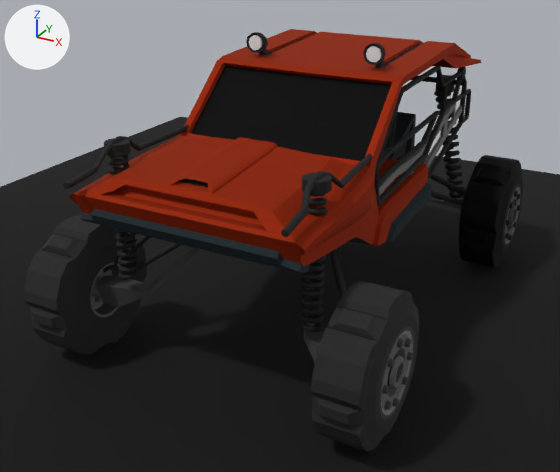
A saved change to the glTF model glbs/1.glb.
Rendered twice from a 50 mm camera at (0.838, -1.86, 0.85) aimed at (-0.071, -0.206, 0.023). The lights are fixed; the arrows at upper left show +X, +Y and +Z. Where no turn or scale is listed for an object, it has been applied to the vertices. Vertices at the same position are counted once.

The first picture shows 'Body.023', 'Cube.227', 'Cylinder.028', 'Cylinder.032', 'Helix.007', 'Helix.008', 'Helix.009', 'Plane.003', 'Tyre.022', 'Tyre.023'.
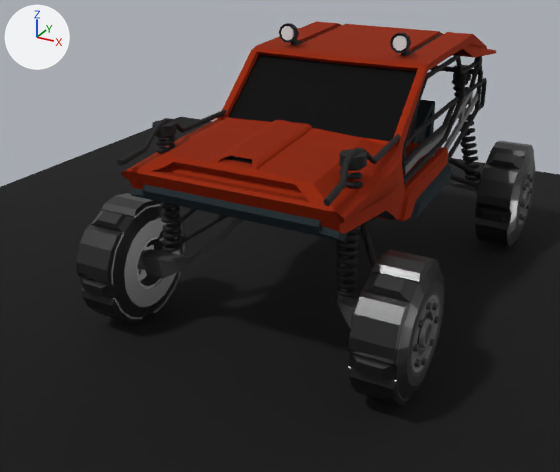
The change, as a list of edits to the scene's bpy script:
```text
Change mat_tyre:
    mat_tyre.roughness: 0.933 -> 0.305
Change me_helix_008:
    where me_helix_008.from_pydata(...)  # 3712 vertices, 7168 faces; spans x -0.26..0.26, y -0.409..-0.361, z -0.009..0.31
    used by ob_helix_007; location = (0.001, -0.246, 0.051)
    me_helix_008 part 1: the whole mesh is moved by (0.0, 0.168, 0.0)
Change me_helix_010:
    where me_helix_010.from_pydata(...)  # 3712 vertices, 7168 faces; spans x -0.284..0.284, y -0.432..-0.361, z -0.046..0.29
    used by ob_helix_009; location = (0.001, 0.698, 0.051)
    me_helix_010 part 2: the whole mesh is moved by (0.0, 0.168, 0.0)
Change me_cube_239:
    where me_cube_239.from_pydata(...)  # 144 vertices, 280 faces; spans x -0.182..0.182, y 0.064..0.14, z 0.414..0.489
    used by ob_body_023; location = (0.001, -0.246, 0.051)
    me_cube_239 part 3: the whole mesh is moved by (0.0, 0.168, 0.0)
Change me_cylinder_455:
    where me_cylinder_455.from_pydata(...)  # 2960 vertices, 4864 faces; spans x -0.426..0.426, y -0.542..-0.225, z -0.211..0.109
    used by ob_tyre_022; location = (0.001, -0.246, 0.051)
    me_cylinder_455 part 4: the whole mesh is moved by (0.0, 0.168, 0.0)
Change me_cube_249:
    where me_cube_249.from_pydata(...)  # 1938 vertices, 3470 faces; spans x -0.332..0.332, y -0.69..0.479, z -0.187..0.321
    used by ob_cube_227; location = (0.001, -0.087, 0.176)
    me_cube_249 part 5: the whole mesh is moved by (0.0, 0.168, 0.0)
Change me_cylinder_457:
    where me_cylinder_457.from_pydata(...)  # 40 vertices, 72 faces; spans x -0.264..0.264, y -0.41..-0.354, z 0.295..0.319
    used by ob_cylinder_028; location = (0.001, -0.246, 0.051)
    me_cylinder_457 part 6: the whole mesh is moved by (0.0, 0.168, 0.0)
Change me_cylinder_458:
    where me_cylinder_458.from_pydata(...)  # 100 vertices, 184 faces; spans x -0.242..0.242, y -0.433..-0.351, z 0.282..0.362
    used by ob_cylinder_032; location = (0.001, 0.7, 0.051)
    me_cylinder_458 part 7: the whole mesh is moved by (0.0, 0.168, 0.0)
Change me_cylinder_563:
    where me_cylinder_563.from_pydata(...)  # 2960 vertices, 4864 faces; spans x -0.426..0.426, y -0.537..-0.219, z -0.211..0.109
    used by ob_tyre_023; location = (0.001, 0.674, 0.051)
    me_cylinder_563 part 8: the whole mesh is moved by (0.0, 0.168, 0.0)
```

Where the change shows, as pixel boxes (x1, y1, x2, y2) in the pictures (560 x 472 px):
'Cube.227', mesh moved
    before: (63, 29, 481, 299)
    after: (117, 21, 496, 269)
'Tyre.022', mesh moved
    before: (24, 215, 419, 452)
    after: (76, 193, 444, 406)
'Tyre.023', surface changed, mesh moved
    before: (458, 155, 523, 267)
    after: (475, 141, 535, 247)
'Helix.007', mesh moved
    before: (107, 151, 328, 332)
    after: (155, 131, 363, 297)
'Body.023', mesh moved
    before: (246, 32, 387, 68)
    after: (279, 23, 411, 56)
'Helix.009', mesh moved
    before: (434, 91, 464, 201)
    after: (452, 80, 480, 183)
'Cylinder.028', mesh moved
    before: (104, 138, 332, 195)
    after: (152, 120, 367, 169)
'Cylinder.032', mesh moved
    before: (435, 67, 466, 93)
    after: (453, 57, 482, 81)
